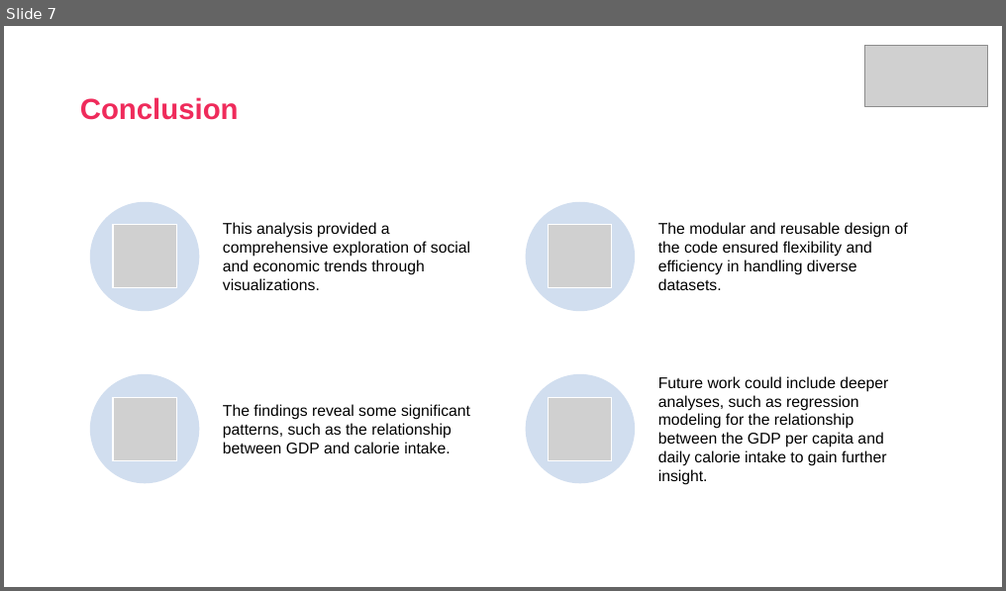
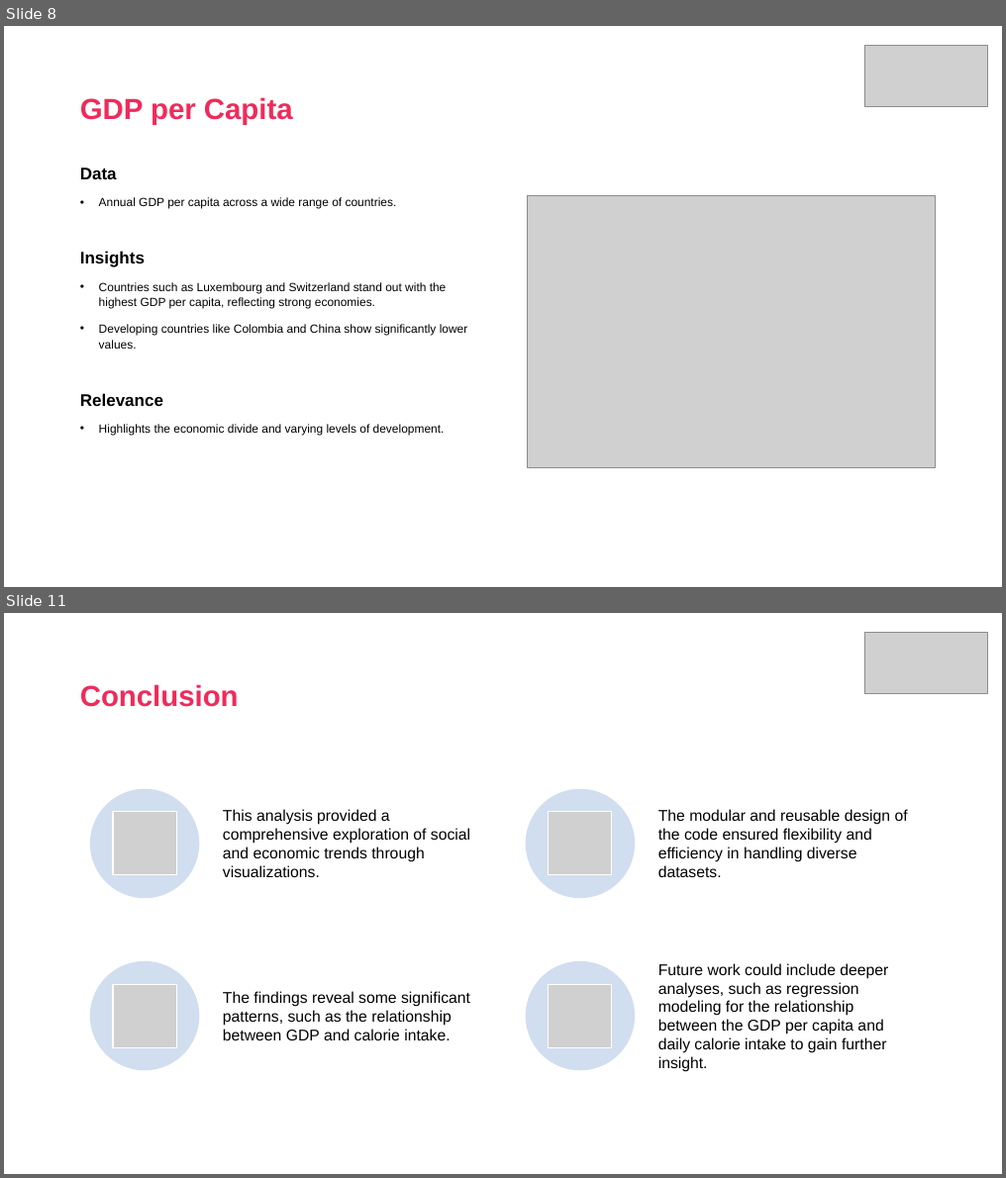
Before and after one commit to DanielSchipfer/assignment2, a slide deck: assignment2_presentation.pptx. Shown one above the other, each under a label of ours: slide 7 before the commit, slides 8 and 11 after it; the slides between them are not shown. The pictures are 1006x591 and 1006x1178 pixels, drawn with LibreOffice and Linux fonts; fonts in the diff are those of the drawing; grey boxes stand for pictures. Boxes give left, top, right and bottom in pixels: in the first picture for what was removed or moved away, otherwise in the second. Text is boxed around its words. In the diff, an @@ line names an element or a change of style, - is before the commit and + after.

```diff
--- a/assignment2_presentation.pptx
+++ b/assignment2_presentation.pptx
@@ slide 8 added at box(4, 26, 1002, 587), background #FFFFFF @@
@@ picture added at box(864, 45, 987, 106) @@
@@ title added at box(80, 97, 293, 125), 28 pt, text #EF2B5B, bold @@
+GDP per Capita
@@ text added at box(80, 168, 468, 436), 11.4 pt, text #000000 @@
+Data
+• Annual GDP per capita across a wide range of countries.
+Insights
+• Countries such as Luxembourg and Switzerland stand out with the highest GDP per capita, reflecting strong economies.
+• Developing countries like Colombia and China show significantly lower values.
+Relevance
+• Highlights the economic divide and varying levels of development.
@@ picture added at box(528, 196, 936, 468) @@
@@ what was slide 7 is now slide 11 @@
```
Also in this commit, not shown: 1 slide changed, 5 other slides added, 2 slides removed.
